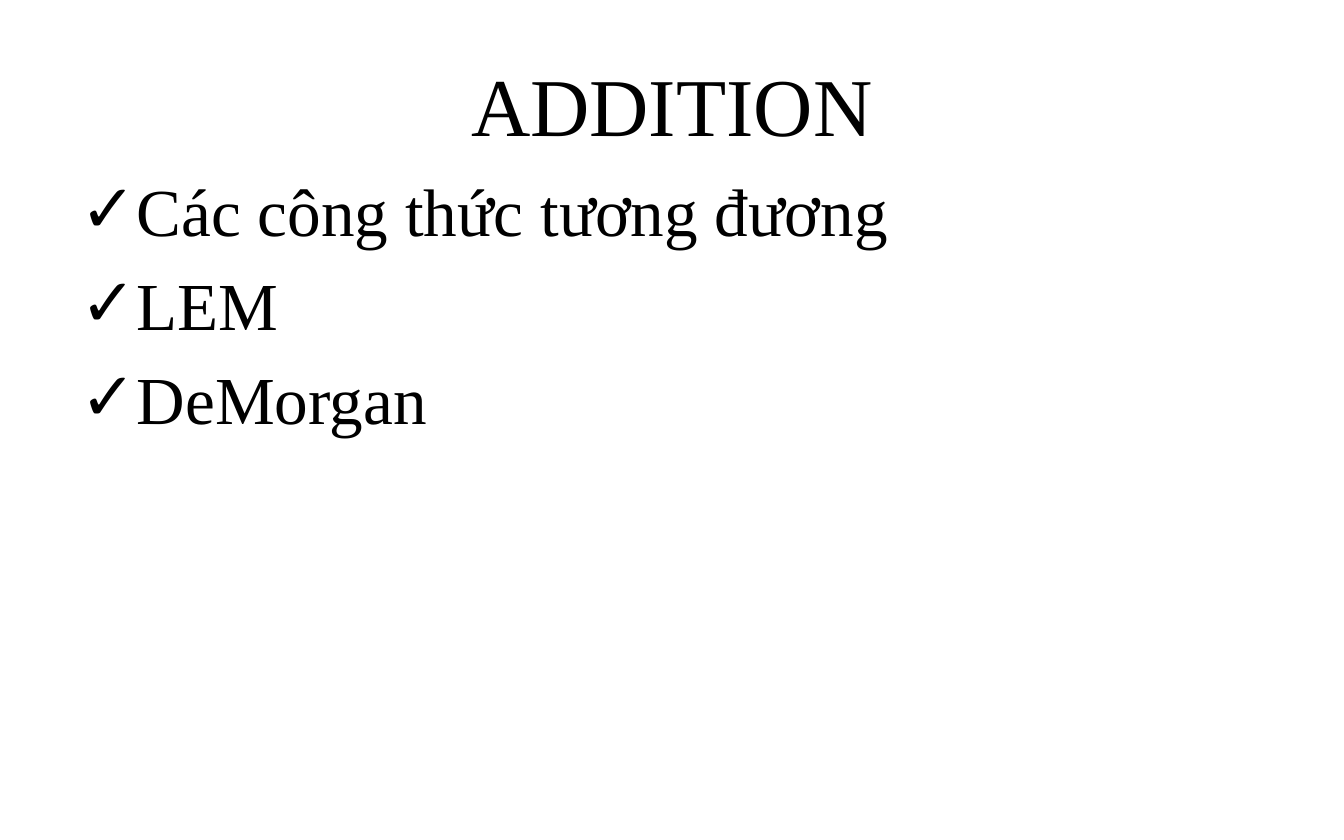
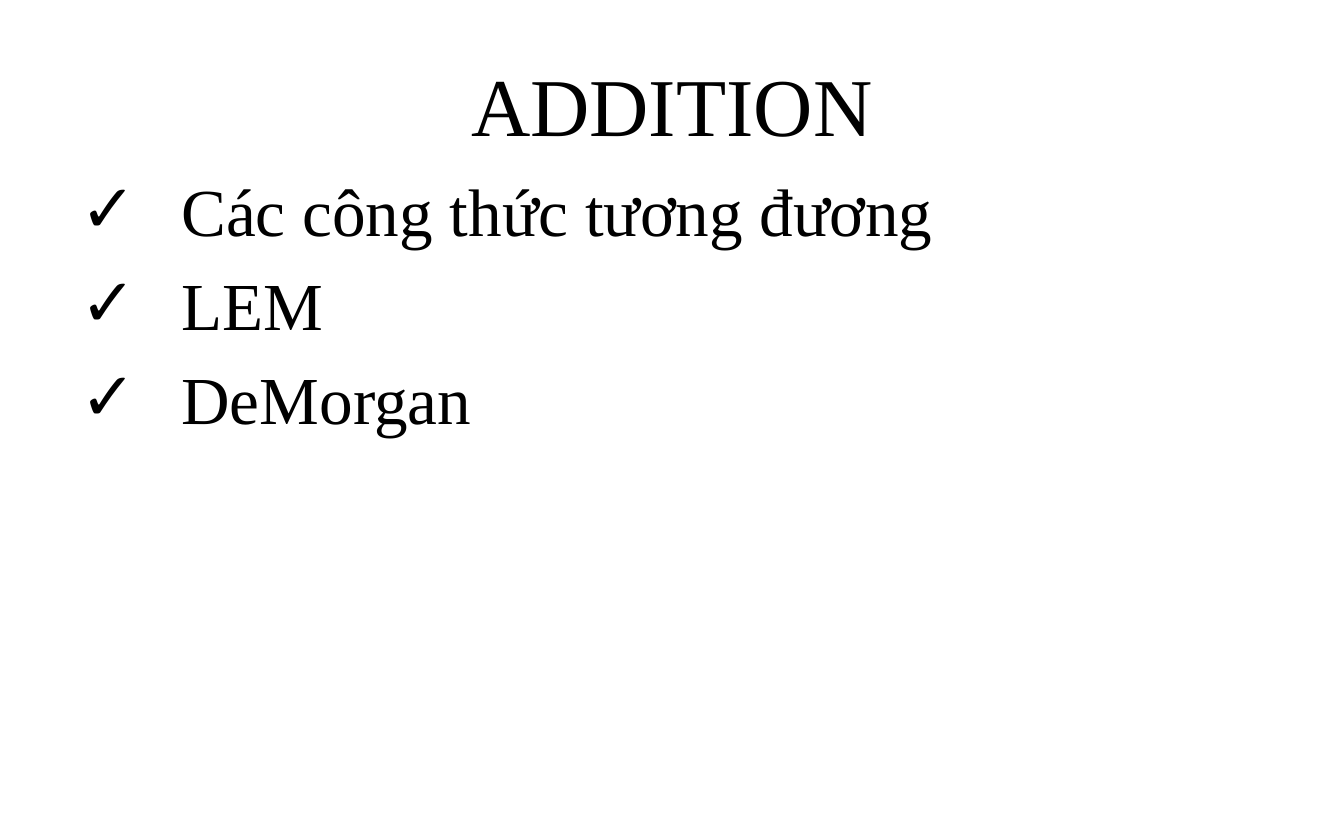
Before and after one commit to giang-rocker/logic, a slide deck: slide 23 of Report/SUY LUẬN TỰ NHIÊN.pptx (slide 24 before the commit). Drawn at 1344x840 pixels with LibreOffice and Linux fonts; fonts in the diff are those of the drawing. Boxes give left, top, right and bottom in pixels: in the first picture for what was removed or moved away, otherwise in the second. Text is boxed around its words. In the diff, an @@ line names an element or a change of style, - is before the commit and + after.

```diff
--- a/Report/SUY LUẬN TỰ NHIÊN.pptx
+++ b/Report/SUY LUẬN TỰ NHIÊN.pptx
@@ text "Các công thức tương đương" at box(181, 189, 933, 437): indent changed @@
```
Also in this commit, not shown: 2 other slides changed.
